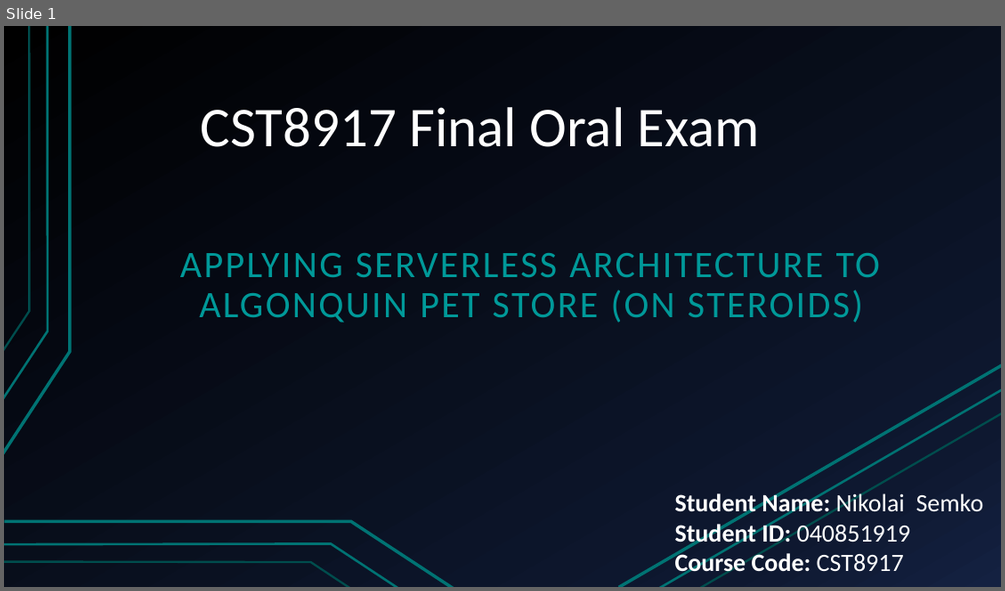
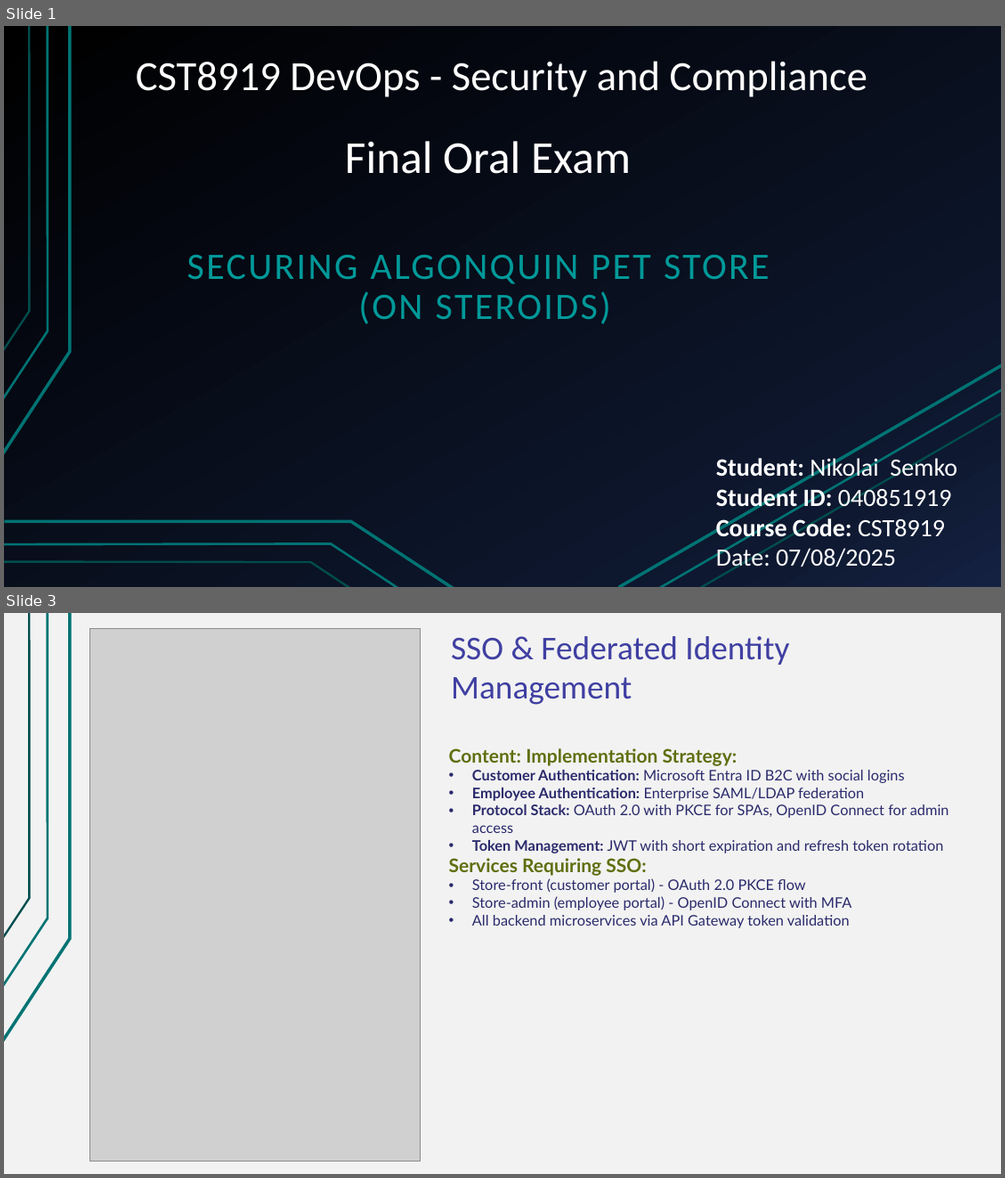
Before and after one commit to Nikolai-Semko/CST8919_Final_Oral_Exam, a slide deck: CST8919_Final_Oral_Exam_Presentation.pptx. Shown one above the other, each under a label of ours: slide 1 before the commit, slides 1 and 3 after it; the slides between them are not shown. The pictures are 1005x591 and 1005x1178 pixels, drawn with LibreOffice and Linux fonts; fonts in the diff are those of the drawing; grey boxes stand for pictures. Boxes give left, top, right and bottom in pixels: in the first picture for what was removed or moved away, otherwise in the second. Text is boxed around its words. In the diff, an @@ line names an element or a change of style, - is before the commit and + after.

```diff
--- a/CST8919_Final_Oral_Exam_Presentation.pptx
+++ b/CST8919_Final_Oral_Exam_Presentation.pptx
@@ slide 3 added at (x1=4, y1=613, x2=1001, y2=1174), background #F2F2F2; not listed: 3 template elements that a slide beside it also shows @@
@@ picture added at (x1=90, y1=629, x2=420, y2=1161) @@
@@ text added at (x1=451, y1=636, x2=789, y2=705), 32 pt, text #3F3FA2 @@
+SSO & Federated Identity Management
@@ text added at (x1=449, y1=748, x2=949, y2=928), 14 pt, text #2A2A6C @@
+Content: Implementation Strategy:
+• Customer Authentication: Microsoft Entra ID B2C with social logins
+• Employee Authentication: Enterprise SAML/LDAP federation
+• Protocol Stack: OAuth 2.0 with PKCE for SPAs, OpenID Connect for admin access
+• Token Management: JWT with short expiration and refresh token rotation
+Services Requiring SSO:
+• Store-front (customer portal) - OAuth 2.0 PKCE flow
+• Store-admin (employee portal) - OpenID Connect with MFA
+• All backend microservices via API Gateway token validation
@@ slide 1 changed as well @@
@@ title added at (x1=136, y1=61, x2=867, y2=97), 40 pt, text #FFFFFF @@
+CST8919 DevOps - Security and Compliance
@@ text "Final Oral Exam" at (x1=345, y1=141, x2=631, y2=174): vertical alignment bottom to top @@
@@ text at (x1=345, y1=141, x2=631, y2=174): text changed; size 54 to 44 pt @@
-CST8917 Final Oral Exam
+Final Oral Exam
@@ subtitle at (x1=187, y1=255, x2=769, y2=324): text changed @@
-APPLYING SERVERLESS ARCHITECTURE TO ALGONQUIN PET STORE (ON STEROIDS)
+SECURING ALGONQUIN PET STORE
+(ON STEROIDS)
@@ text at (x1=716, y1=455, x2=957, y2=572): text changed; bold off @@
-Student Name: Nikolai Semko
-Student ID: 040851919
-Course Code: CST8917
+Student: Nikolai Semko
+Student ID: 040851919
+Course Code: CST8919
+Date: 07/08/2025
```
Also in this commit, not shown: 8 other slides added, 10 slides removed, 1 other file.
